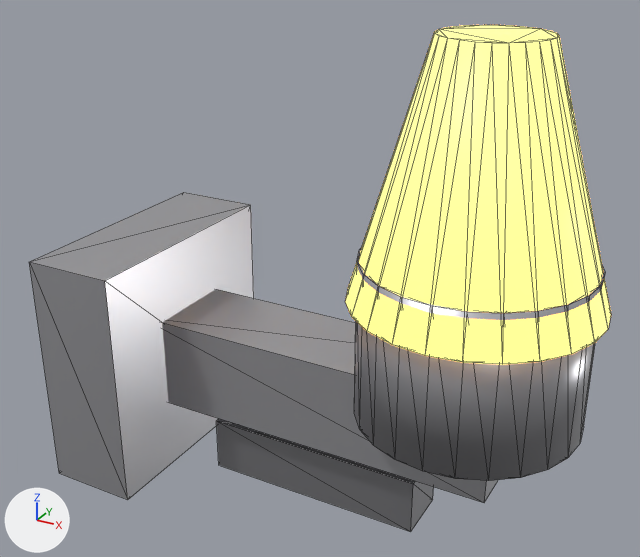
What one commit did to the glTF model demos/3d-map/assets/torch.glb.
Before and after are seen from a camera (50 mm lens) standing at (0.194, -0.36, 0.304) and looking at (-0.003, -0.002, 0.125). Every picture has the same lights, and +X, +Y and +Z are marked at lower left. The picture after the commit comes second. Mesh edges are drawn as thin lines.
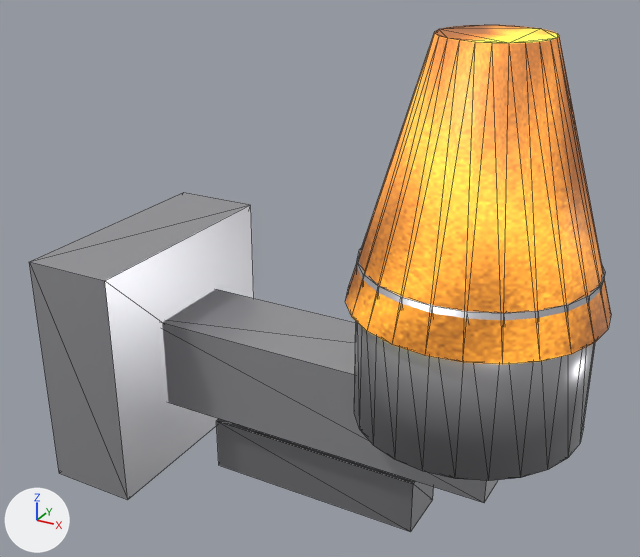
Changed parts and their boxes [x1, y1, x2, y2] in the pictures (640 x 557 px):
'Cube', surface changed (darker): [164, 25, 611, 383] in both

The change, as a diff of the scene's bpy script:
```diff
--- a/demos/3d-map/assets/torch.glb.py
+++ b/demos/3d-map/assets/torch.glb.py
@@ img_flame_tex @@
+img_flame_tex = load_image('flame_tex', '_unpacked/flame_tex', 256, 256, 'sRGB')
@@ mat_flame @@
 n0 = _N.new('ShaderNodeBsdfPrincipled'); n0.name = 'Principled BSDF'
-n0.inputs[0].default_value = (1.0, 0.45, 0.08, 1.0)  # 'Base Color', orange #ffb350
-n0.inputs[27].default_value = (1.0, 0.5, 0.1, 1.0)  # 'Emission Color', orange #ffbc59
-n0.inputs[28].default_value = 3.0  # 'Emission Strength'
+n0.inputs[0].default_value = (0.6, 0.2, 0.05, 1.0)  # 'Base Color', orange #cb7c3f
+n0.inputs[28].default_value = 1.0  # 'Emission Strength'
 n1 = _N.new('ShaderNodeOutputMaterial'); n1.name = 'Material Output'
+n2 = _N.new('ShaderNodeTexImage'); n2.name = 'Image Texture'
+n2.image = img_flame_tex
 _L.new(n0.outputs[0], n1.inputs[0])  # 'BSDF' to 'Surface'
+_L.new(n2.outputs[0], n0.inputs[27])  # 'Color' to 'Emission Color'
```
